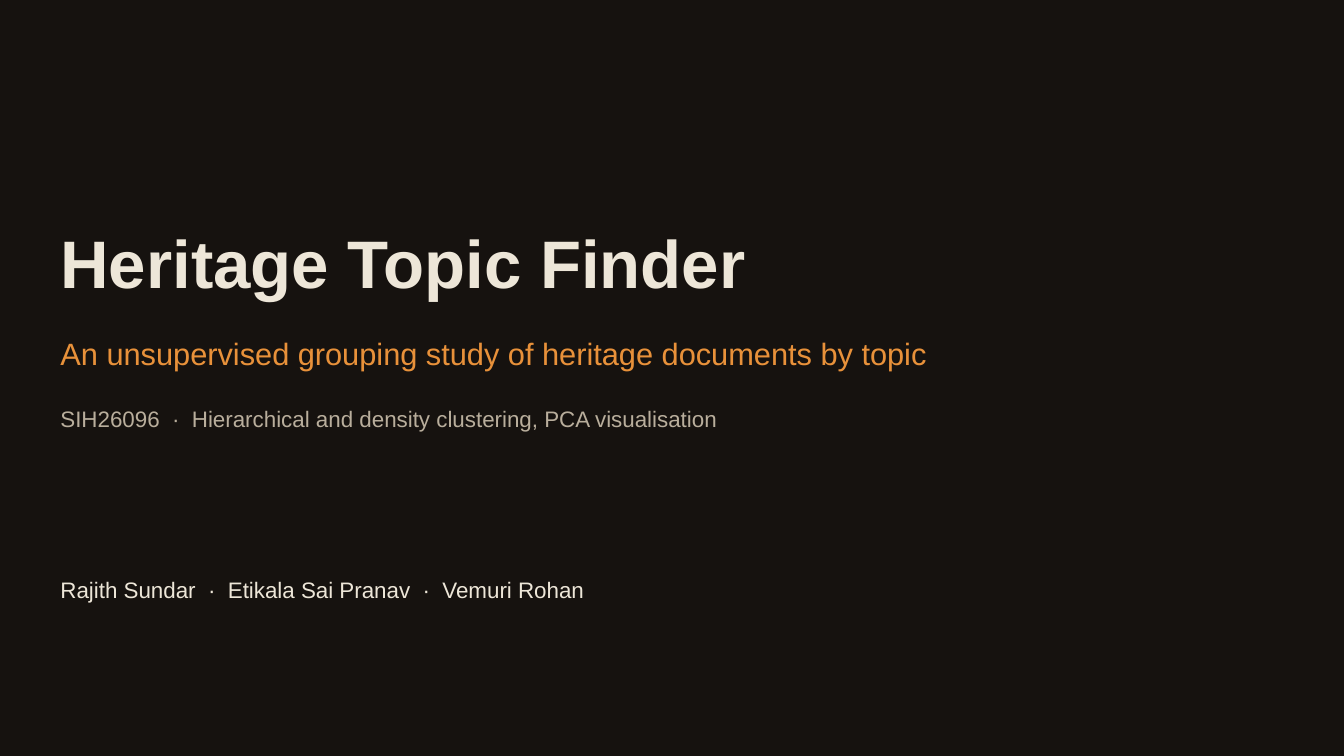
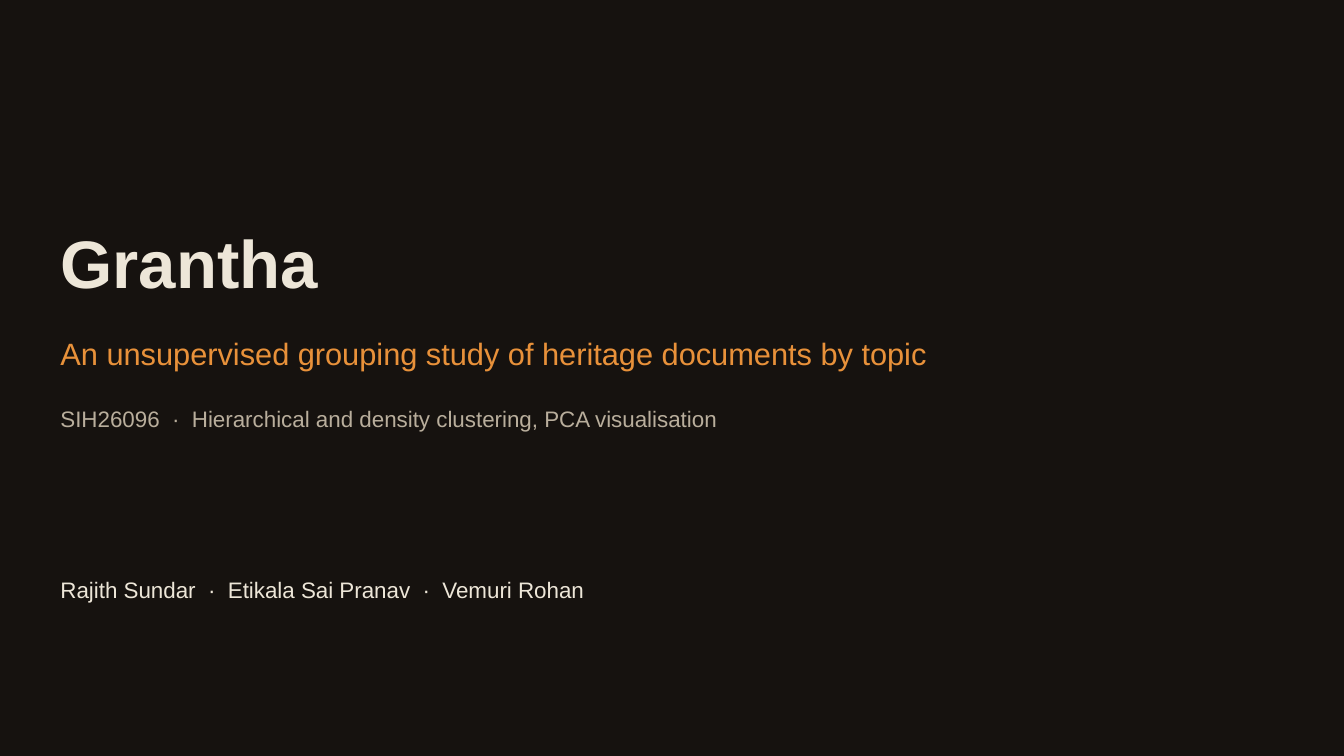
Before and after one commit to rohannes64/Grantha-Heritage-Tracker, a slide deck: slide 1 of docs/Grantha_Deck.pptx. Drawn at 1344x756 pixels with LibreOffice and Linux fonts; fonts in the diff are those of the drawing. Boxes give left, top, right and bottom in pixels: in the first picture for what was removed or moved away, otherwise in the second. Text is boxed around its words. In the diff, an @@ line names an element or a change of style, - is before the commit and + after.

```diff
--- a/docs/Grantha_Deck.pptx
+++ b/docs/Grantha_Deck.pptx
@@ text at (x1=60, y1=239, x2=317, y2=289): text changed @@
-Heritage Topic Finder
+Grantha
```
Also in this commit, not shown: 10 other slides changed, 5 slides added, 6 slides removed, 14 other files.
